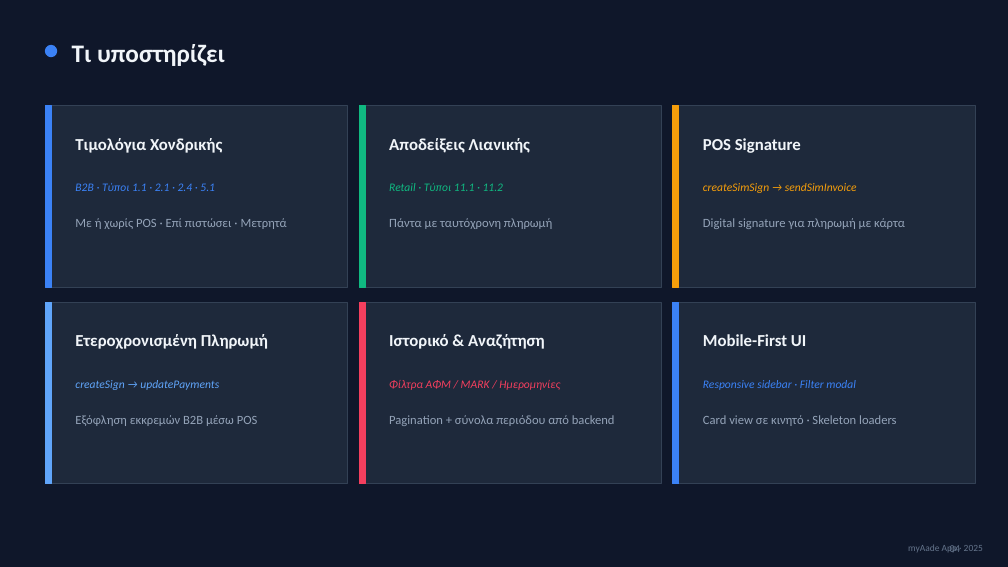
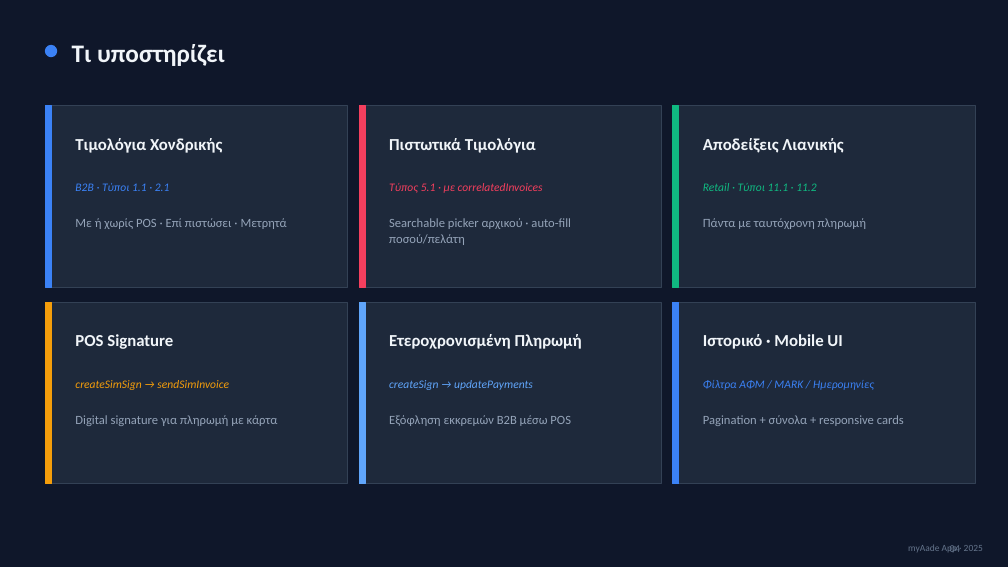
Before and after one commit to Retsos/myaade, a slide deck: slide 4 of presentation/myAade-Presentation.pptx. Drawn at 1008x567 pixels with LibreOffice and Linux fonts; fonts in the diff are those of the drawing. Boxes give left, top, right and bottom in pixels: in the first picture for what was removed or moved away, otherwise in the second. Text is boxed around its words. In the diff, an @@ line names an element or a change of style, - is before the commit and + after.

```diff
--- a/presentation/myAade-Presentation.pptx
+++ b/presentation/myAade-Presentation.pptx
@@ rectangle at box(359, 106, 365, 287): fill #10B981 to #F43F5E; outline #10B981 1 pt to #F43F5E 1 pt @@
@@ rectangle at box(673, 106, 679, 287): fill #F59E0B to #10B981; outline #F59E0B 1 pt to #10B981 1 pt @@
@@ text at box(389, 138, 536, 153): text changed @@
-Αποδείξεις Λιανικής
+Πιστωτικά Τιμολόγια
@@ text at box(703, 138, 843, 153): text changed @@
-POS Signature
+Αποδείξεις Λιανικής
@@ text at box(75, 183, 170, 191): text changed @@
-B2B · Τύποι 1.1 · 2.1 · 2.4 · 5.1
+B2B · Τύποι 1.1 · 2.1
@@ text at box(389, 183, 543, 193): text changed; text colour #10B981 to #F43F5E @@
-Retail · Τύποι 11.1 · 11.2
+Τύπος 5.1 · με correlatedInvoices
@@ text at box(703, 183, 816, 191): text changed; text colour #F59E0B to #10B981 @@
-createSimSign → sendSimInvoice
+Retail · Τύποι 11.1 · 11.2
@@ text at box(389, 218, 571, 245): text changed @@
-Πάντα με ταυτόχρονη πληρωμή
+Searchable picker αρχικού · auto-fill ποσού/πελάτη
@@ text at box(703, 218, 866, 229): text changed @@
-Digital signature για πληρωμή με κάρτα
+Πάντα με ταυτόχρονη πληρωμή
@@ rectangle at box(45, 302, 51, 484): fill #60A5FA to #F59E0B; outline #60A5FA 1 pt to #F59E0B 1 pt @@
@@ rectangle at box(359, 302, 365, 484): fill #F43F5E to #60A5FA; outline #F43F5E 1 pt to #60A5FA 1 pt @@
@@ text at box(75, 334, 173, 349): text changed @@
-Ετεροχρονισμένη Πληρωμή
+POS Signature
@@ text at box(389, 334, 582, 349): text changed @@
-Ιστορικό & Αναζήτηση
+Ετεροχρονισμένη Πληρωμή
@@ text at box(703, 334, 842, 349): text changed @@
-Mobile-First UI
+Ιστορικό · Mobile UI
@@ text at box(75, 380, 229, 390): text changed; text colour #60A5FA to #F59E0B @@
-createSign → updatePayments
+createSimSign → sendSimInvoice
@@ text at box(389, 380, 533, 390): text changed; text colour #F43F5E to #60A5FA @@
-Φίλτρα ΑΦΜ / MARK / Ημερομηνίες
+createSign → updatePayments
@@ text at box(703, 380, 874, 390): text changed @@
-Responsive sidebar · Filter modal
+Φίλτρα ΑΦΜ / MARK / Ημερομηνίες
@@ text at box(75, 415, 278, 426): text changed @@
-Εξόφληση εκκρεμών B2B μέσω POS
+Digital signature για πληρωμή με κάρτα
@@ text at box(389, 415, 571, 426): text changed @@
-Pagination + σύνολα περιόδου από backend
+Εξόφληση εκκρεμών B2B μέσω POS
@@ text at box(703, 415, 904, 426): text changed @@
-Card view σε κινητό · Skeleton loaders
+Pagination + σύνολα + responsive cards
```
Also in this commit, not shown: 2 other slides changed, 15 other files.
